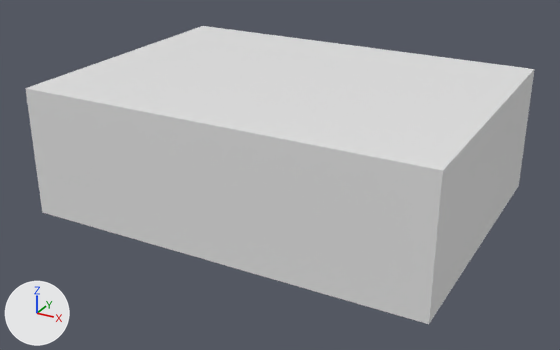
The FBX model Earth Collapse/Assets/Models/Station.fbx, before and after one commit.
Rendered twice from a camera (50 mm lens) standing at (20.2, -38.0, 16.6) and looking at (-0.1, -1.0, -1.9). The lights are fixed; the arrows at lower left show +X, +Y and +Z. Where no turn or scale is listed for an object, it has been applied to the vertices.
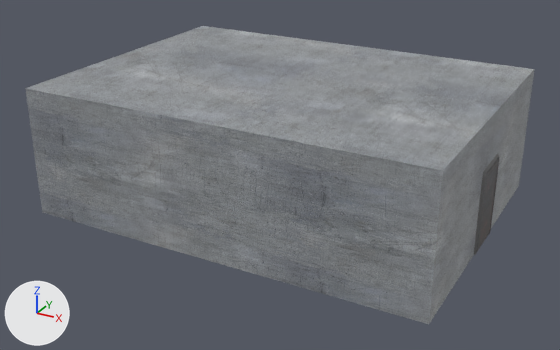
Where the newer file only moved an object's origin or applied its transform, the numbers keep the older frame.

Patch to the scene script:
```diff
--- a/Earth Collapse/Assets/Models/Station.fbx.py
+++ b/Earth Collapse/Assets/Models/Station.fbx.py
@@ mat_material @@
 mat_material = principled_material('Material')
-mat_material.base_color = (0.8, 0.8, 0.8)  # white #e7e7e7
+mat_material.texture = img_metal_seamless_texture_4162_jpg
 mat_material.roughness = 0.4
@@ me_cube @@
 # verts and faces of me_cube; kept vertices keep their numbers, new ones are numbered from 8
-me_cube.from_pydata(...)  # 8 vertices, 6 faces; spans x -11.9..11.9, y -8.7..8.7, z -3.8..3.8
+me_cube.from_pydata(...)  # 18 vertices, 8 faces; spans x -11.9..11.9, y -8.7..8.7, z -3.8..3.8
+# me_cube part 1
+delete_faces([(4, 6, 7, 5), (0, 1, 3, 2)])
+verts[8] = (-11.9, -1.4, -3.7)
+verts[9] = (-11.9, -1.4, 0.8)
+verts[10] = (11.9, -1.4, -3.7)  # pixel (474, 253)
+verts[11] = (11.9, -1.4, 0.8)  # pixel (482, 175)
+for new, old in zip([*range(12, 16)], [*range(8, 12)]): verts[new] = verts[old] + (0.0, 2.8, 0.0)
+verts[16] = (-11.9, -1.4, -0.6)
+verts[17] = (11.9, -1.4, -0.6)  # pixel (480, 200)
+faces += [(5, 12, 8, 16, 7), (4, 6, 7, 16, 9, 13, 12, 5)]  # mat_material (picture img_metal_seamless_texture_4162_jpg)
+faces += [(1, 3, 17, 10, 14), (0, 1, 14, 15, 11, 17, 3, 2)]  # mat_material_002 (picture img_metal_seamless_texture_4162_jpg)
+# me_cube part 2: 4 kept faces spanning x -11.9..11.9, y -8.7..8.7, z -3.8..3.8 get new texture (UV) coordinates
 me_cube.materials.append(mat_material)
+me_cube.materials.append(mat_floor)  # picture img_metal_seamless_texture_4102_jpg
+me_cube.materials.append(mat_material_002)  # picture img_metal_seamless_texture_4162_jpg
@@ ob_doorway_001 @@
+ob_doorway_001 = bpy.data.objects.new('Doorway.001', me_cube_005)  # 177 vertices, 148 faces; spans x -0.18..0.22, y -1.49..1.49, z -2.77..2.04; in mat_doorway_001 (its picture is missing)
+ob_doorway_001.location = (11.77, 0.0, -1.04)
@@ ob_plane_001 @@
+ob_plane_001 = bpy.data.objects.new('Plane.001', me_plane_001)  # 4 vertices, 1 face; spans x 0.0, y -1.32..1.32, z -2.25..2.25; in mat_material_003 (picture img_rustd2_png)
+ob_plane_001.location = (11.97, 0.0, -1.45)
```

Changed parts and their boxes (x1, y1, x2, y2) in the pictures (560 x 350 px):
'Cube', surface changed (white to grey)
    both: (25, 26, 535, 324)
'Plane.001', added
    after: (476, 158, 499, 253)
'Doorway.001', added
    after: (474, 153, 499, 255)
part 1 of me_cube, built on
    both: (429, 69, 535, 323)
part 2 of me_cube, surface changed (white to grey)
    both: (25, 26, 534, 324)
